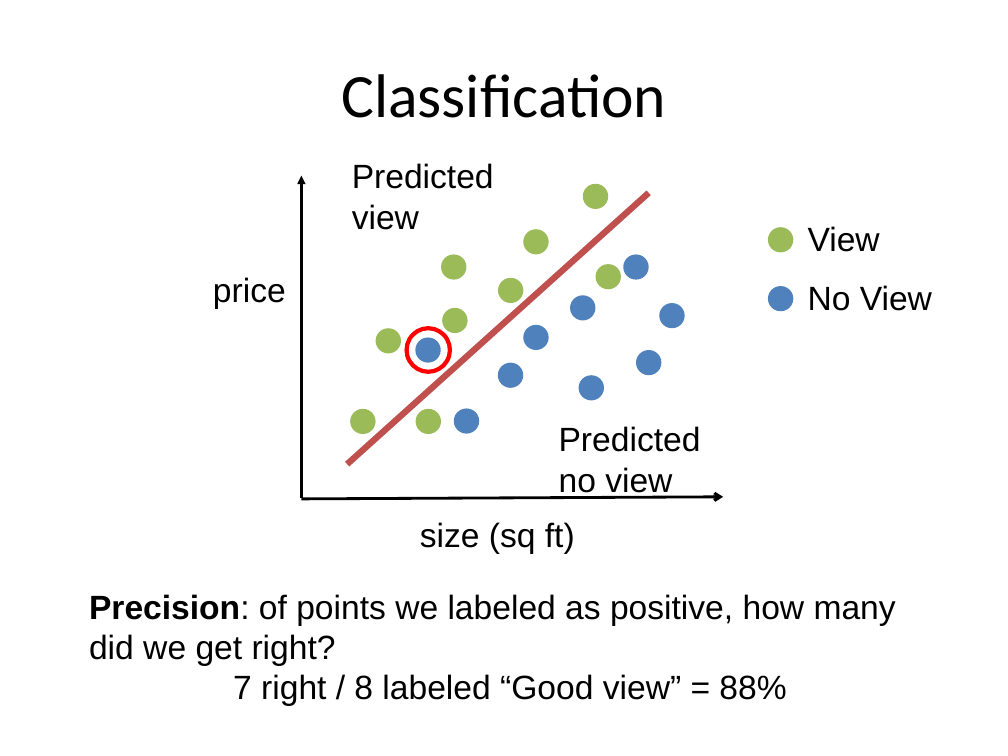
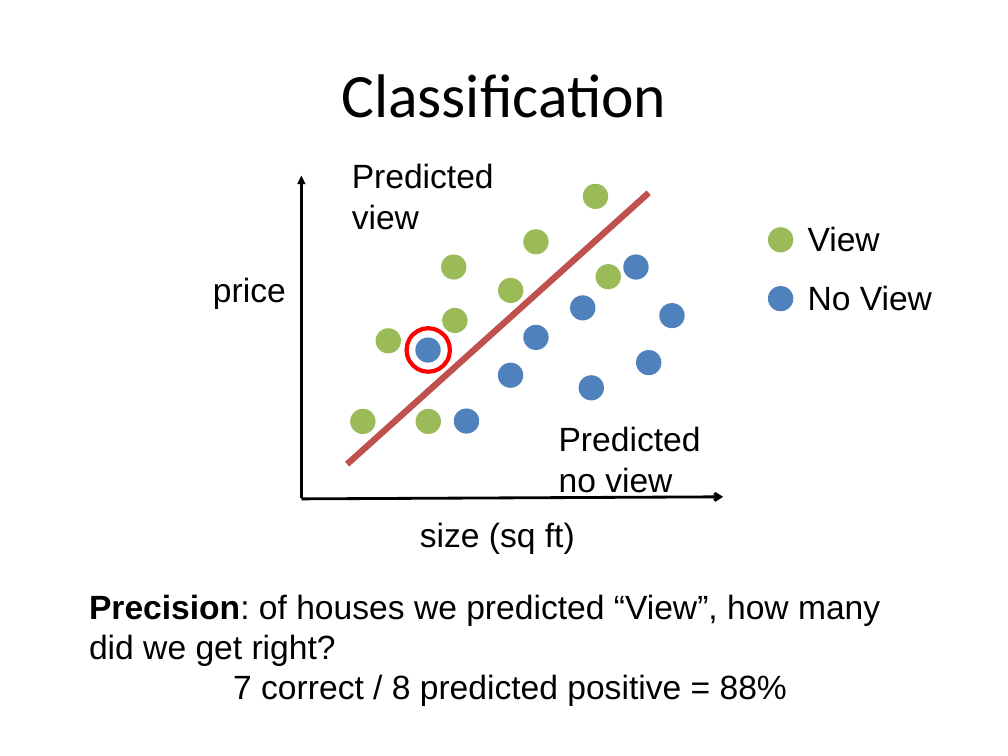
Before and after one commit to aloksharma1993/techfest-ml-tutorial, a slide deck: slide 19 of Techfest_ML.pptx. Drawn at 1008x756 pixels with LibreOffice and Linux fonts; fonts in the diff are those of the drawing. Boxes give left, top, right and bottom in pixels: in the first picture for what was removed or moved away, otherwise in the second. Text is boxed around its words. In the diff, an @@ line names an element or a change of style, - is before the commit and + after.

Commit message:
Finish presentation edits

```diff
--- a/Techfest_ML.pptx
+++ b/Techfest_ML.pptx
@@ text at (x1=89, y1=594, x2=880, y2=706): text changed @@
-Precision: of points we labeled as positive, how many did we get right?
-7 right / 8 labeled “Good view” = 88%
+Precision: of houses we predicted “View”, how many did we get right?
+7 correct / 8 predicted positive = 88%
```
Also in this commit, not shown: 6 other slides changed.
